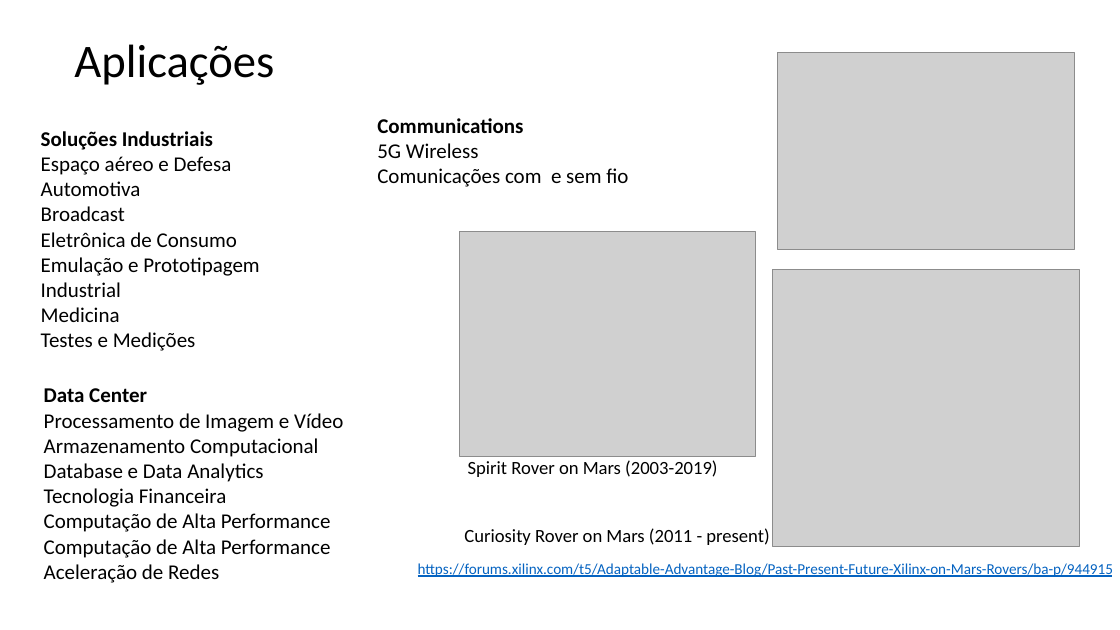
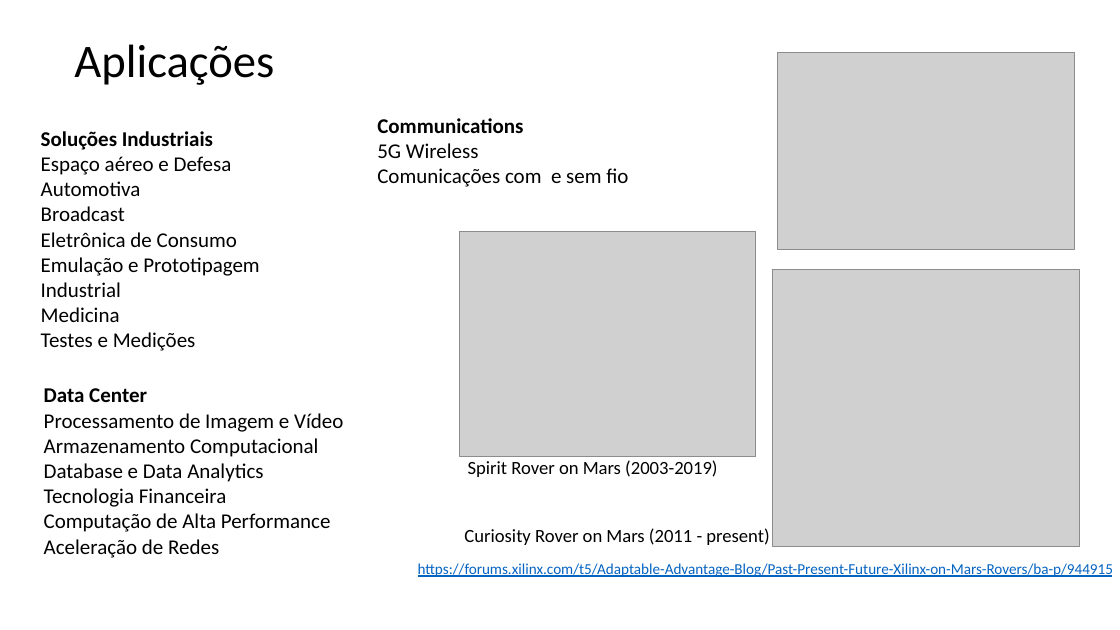
Before and after one commit to Phzera/LaFA_MCU, a slide deck: slide 11 of apresentacao.pptx. Drawn at 1120x630 pixels with LibreOffice and Linux fonts; fonts in the diff are those of the drawing; grey boxes stand for pictures. Boxes give left, top, right and bottom in pixels: in the first picture for what was removed or moved away, otherwise in the second. Text is boxed around its words. In the diff, an @@ line names an element or a change of style, - is before the commit and + after.

```diff
--- a/apresentacao.pptx
+++ b/apresentacao.pptx
@@ text at (44, 513, 331, 558): text changed @@
-Computação de Alta Performance Computação de Alta Performance Aceleração de Redes
+Computação de Alta Performance Aceleração de Redes
```
Also in this commit, not shown: 11 other files.
